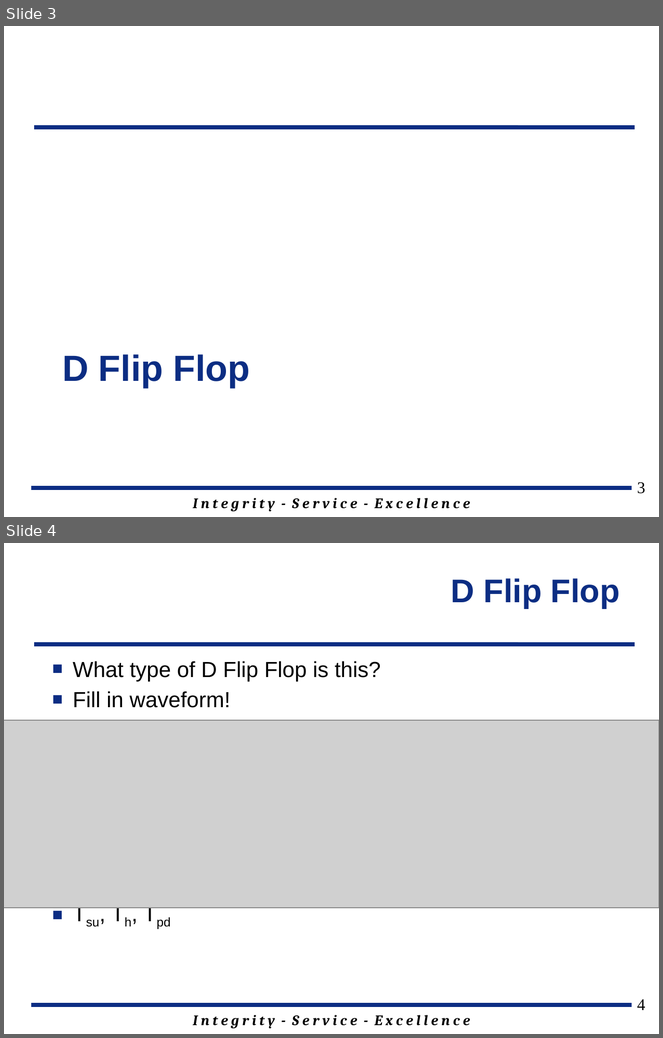
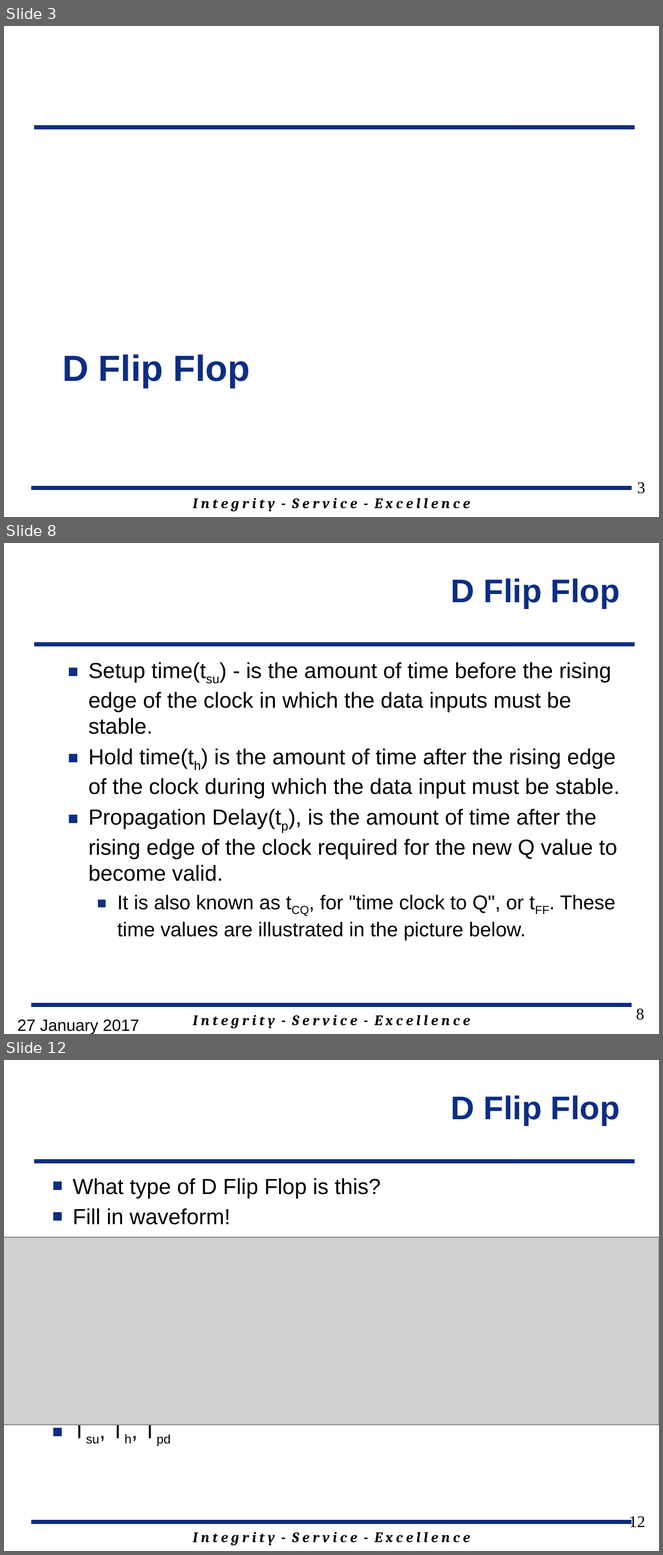
Before and after one commit to jfalkinburg/ECE383_web, a slide deck: lecture/slides/ECE_383_Lec9.pptx. Shown one above the other, each under a label of ours: slides 3 and 4 before the commit, slides 3, 8 and 12 after it; the slides between them are not shown. The pictures are 663x1038 and 663x1555 pixels, drawn with LibreOffice and Linux fonts; fonts in the diff are those of the drawing; grey boxes stand for pictures; background and template pictures are left out. Boxes give left, top, right and bottom in pixels: in the first picture for what was removed or moved away, otherwise in the second. Text is boxed around its words. In the diff, an @@ line names an element or a change of style, - is before the commit and + after.

```diff
--- a/lecture/slides/ECE_383_Lec9.pptx
+++ b/lecture/slides/ECE_383_Lec9.pptx
@@ slide 8 added at (x1=4, y1=543, x2=659, y2=1034), background #FFFFFF; not listed: 3 template elements that a slide beside it also shows @@
@@ title added at (x1=451, y1=578, x2=620, y2=608), 36 pt, text #0C2D83, bold @@
+D Flip Flop
@@ text added at (x1=88, y1=662, x2=620, y2=941), 24 pt, text #000000 @@
+■ Setup time(tsu) - is the amount of time before the rising edge of the clock in which the data inputs must be stable.
+■ Hold time(th) is the amount of time after the rising edge of the clock during which the data input must be stable.
+■ Propagation Delay(tp), is the amount of time after the rising edge of the clock required for the new Q value to become valid.
+  ■ It is also known as tCQ, for "time clock to Q", or tFF. These time values are illustrated in the picture below.
@@ page number added at (x1=636, y1=1009, x2=645, y2=1020), 18 pt, text #000000 @@
+8
@@ text added at (x1=18, y1=1020, x2=139, y2=1034), 18 pt, text #000000 @@
+27 January 2017
@@ what was slide 4 is now slide 12 @@
@@ page number at (x1=629, y1=1517, x2=645, y2=1527): text changed @@
-4
+12
```
Also in this commit, not shown: 1 slide changed, 13 other slides added, 2 slides removed, 2 other files.
